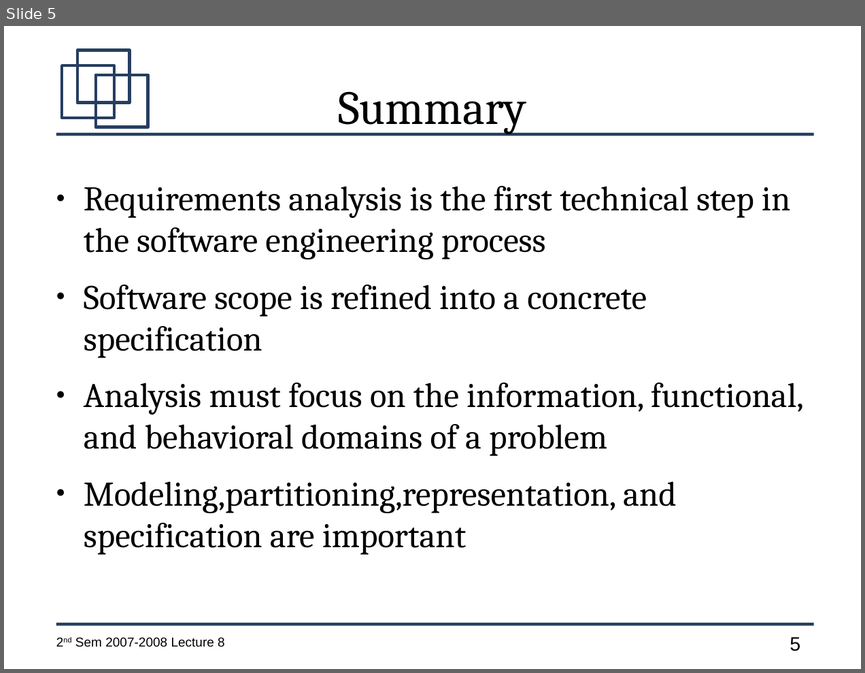
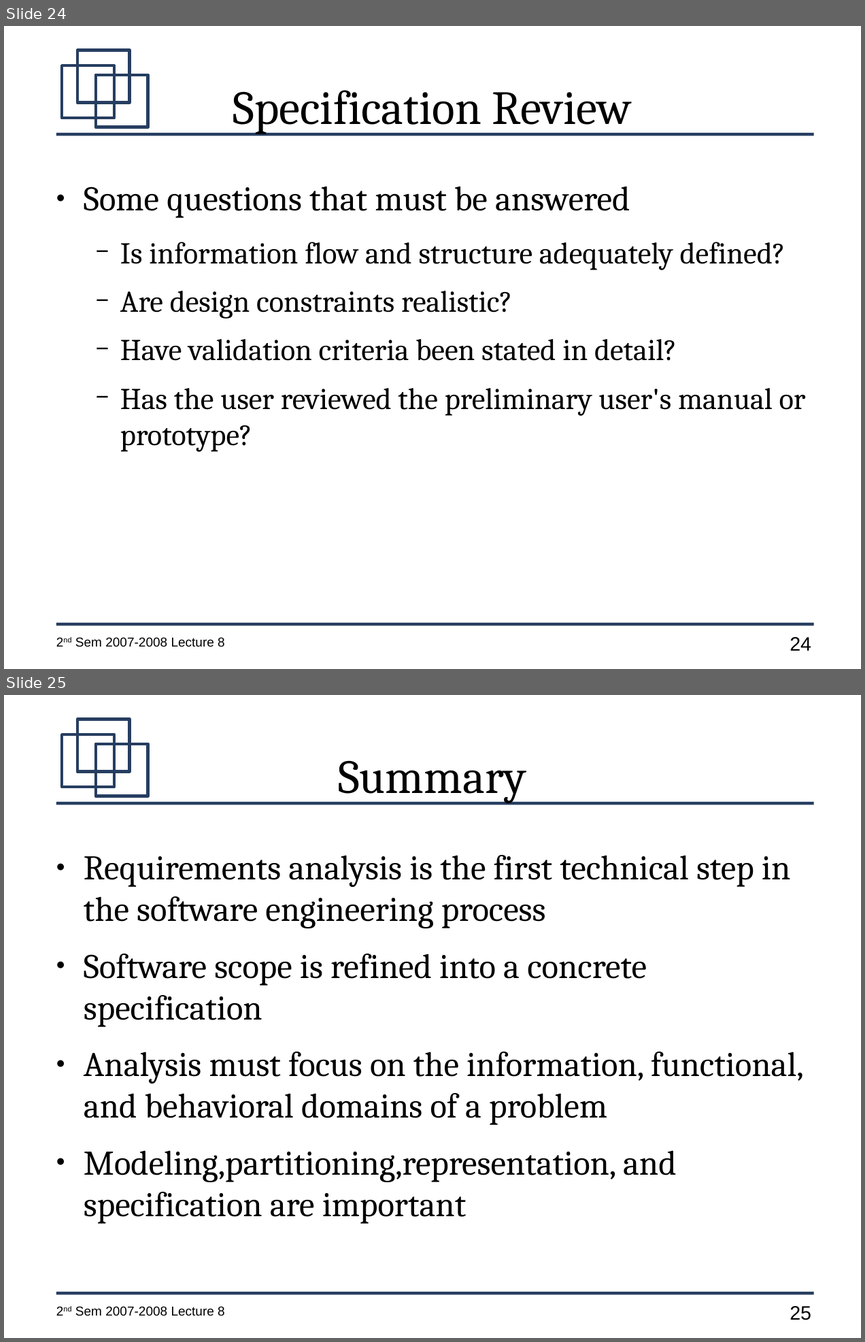
Before and after one commit to jachermocilla/jach-homepage, a slide deck: CMSC128-2nd-Sem-2007-L9.odp. Shown one above the other, each under a label of ours: slide 5 before the commit, slides 24 and 25 after it. The pictures are 865x673 and 865x1342 pixels, drawn with LibreOffice and Linux fonts; fonts in the diff are those of the drawing. Boxes give left, top, right and bottom in pixels: in the first picture for what was removed or moved away, otherwise in the second. Text is boxed around its words. In the diff, an @@ line names an element or a change of style, - is before the commit and + after.

```diff
--- a/CMSC128-2nd-Sem-2007-L9.odp
+++ b/CMSC128-2nd-Sem-2007-L9.odp
@@ slide 24 added at [4, 26, 861, 669], background #FFFFFF; not listed: 7 template elements that a slide beside it also shows @@
@@ title added at [233, 90, 632, 134], 44 pt, text #000000 @@
+Specification Review
@@ text added at [84, 186, 806, 452], 28 pt, text #000000 @@
+● Some questions that must be answered
+  − Is information flow and structure adequately defined?
+  − Are design constraints realistic?
+  − Have validation criteria been stated in detail?
+  − Has the user reviewed the preliminary user's manual or prototype?
@@ what was slide 5 is now slide 25 @@
@@ page number at [789, 1306, 811, 1320]: text changed @@
-5
+25
```
Also in this commit, not shown: 1 slide changed, 19 other slides added.
